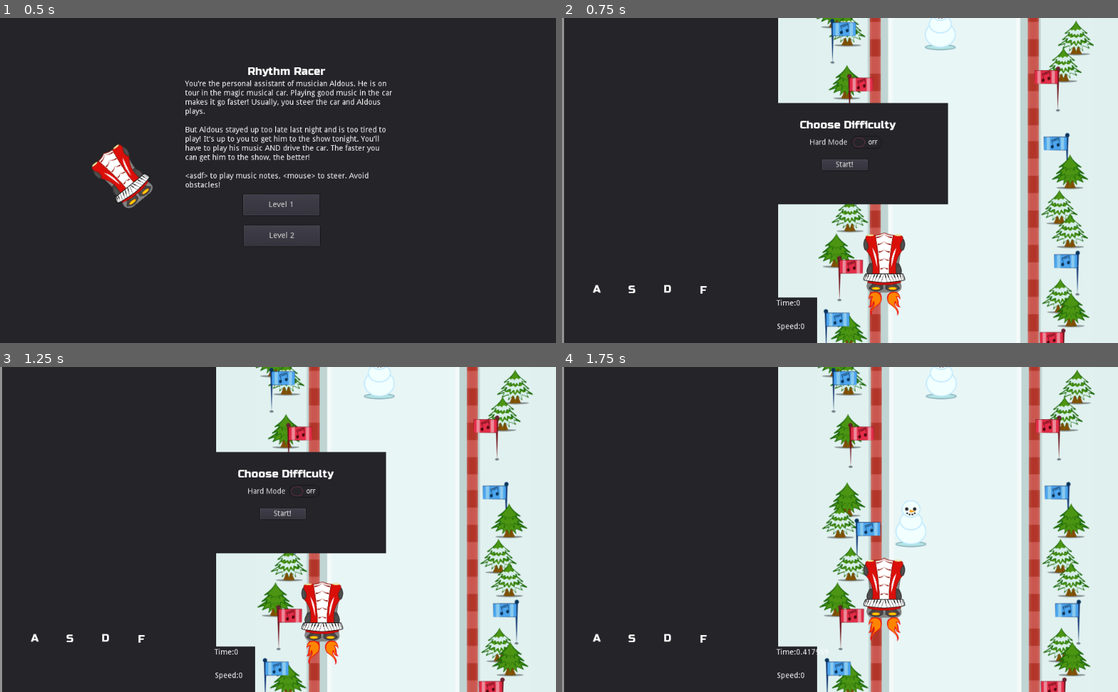
Above: before the commit, frames 1-4 (two rows, left to right).
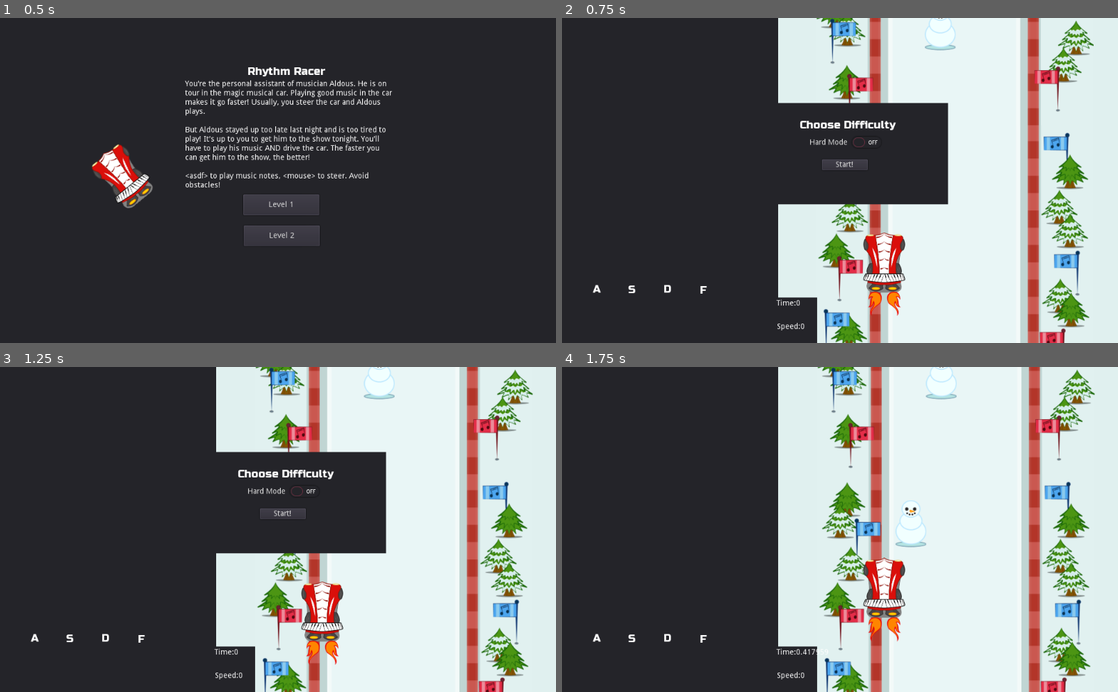
Above: after the commit, the same moments.

Repository: JoshKomie/rhythm_racer
Game: Godot game, scene res://scenes/menu.tscn
The game is run twice, just before and just after one commit, with the same random seed, the same clock (stepped at 60 frames per second) and the same inputs. Sound files missing from this copy of the repository are replaced by a short silence.
Inputs:
- Up to frame 1 (0.5 s): no input
- Up to frame 2 (0.75 s): click "Level 2" at 0.5 s
- Up to frame 3 (1.25 s): no input
- Up to frame 4 (1.75 s): click "Start!" at 1.25 s

Frame 1 is identical in both runs. In frame 2, 0.4% of the frame differs, in the area x 0-1%, y 0-100%; in frame 3, 0.4%; in frame 4, 0.4%.

Commit message:
final web export

Diff:
--- a/scenes/game.tscn
+++ b/scenes/game.tscn
@@ -23,7 +23,7 @@
 font_data = ExtResource( 7 )
 _sections_unfolded = [ "Extra Spacing", "Font" ]
 
-[node name="Node" type="Node"]
+[node name="Node" type="Node" index="0"]
 
 [node name="background" type="ColorRect" parent="." index="0"]
 
@@ -59,12 +59,11 @@
 
 [node name="music_panel" type="Panel" parent="CanvasLayer" index="0"]
 
-editor/display_folded = true
-anchor_left = 0.0
-anchor_top = 0.0
-anchor_right = 0.0
-anchor_bottom = 0.0
-margin_left = 4.0
+anchor_left = 0.0
+anchor_top = 0.0
+anchor_right = 0.0
+anchor_bottom = 0.0
+margin_left = -8.0
 margin_right = 398.0
 margin_bottom = 604.0
 rect_pivot_offset = Vector2( 0, 0 )
@@ -97,6 +96,8 @@
 size_flags_horizontal = 1
 size_flags_vertical = 4
 custom_fonts/font = ExtResource( 5 )
+align = 1
+valign = 1
 percent_visible = 1.0
 lines_skipped = 0
 max_lines_visible = -1
--- a/scenes/obstacle.tscn
+++ b/scenes/obstacle.tscn
@@ -68,7 +68,7 @@
 anim_loop = false
 _sections_unfolded = [ "Angular Velocity", "Color", "Emission Shape", "Flags", "Gravity", "Hue Variation", "Initial Velocity", "Resource", "Spread", "Trail" ]
 
-[node name="Node2D" type="Node2D" index="0"]
+[node name="Node2D" type="Node2D"]
 
 [node name="Sprite" type="Sprite" parent="." index="0"]
 
Not shown, changed: index.pck
Not shown, changed: levels/2/Rhythm Racer Winter Song.wav
